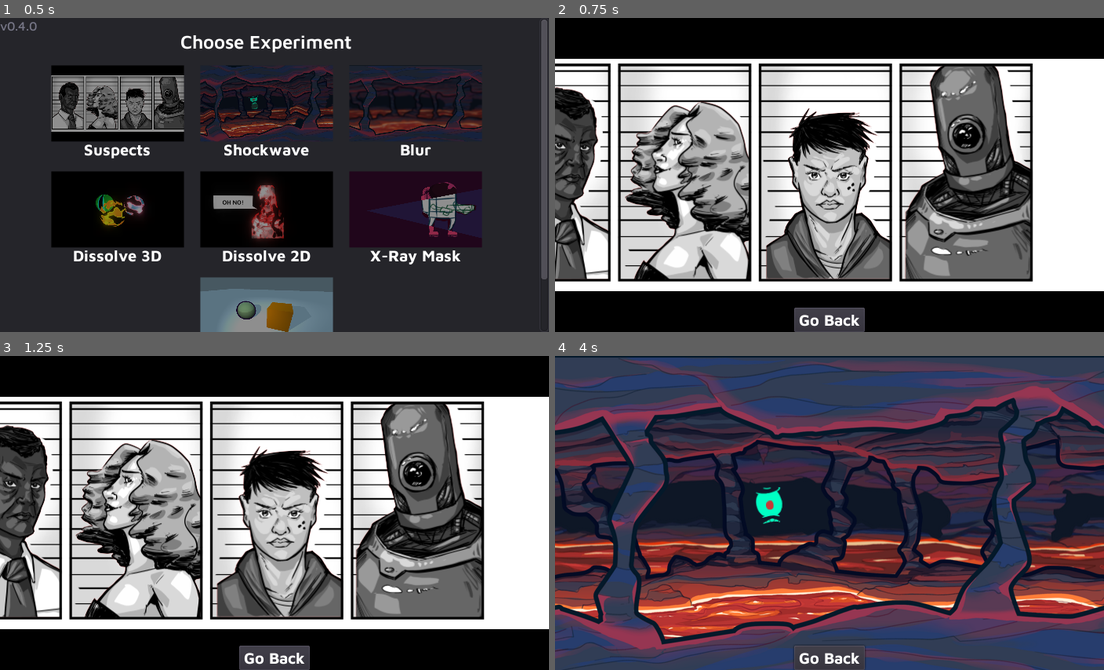
Above: before the commit, frames 1-4 (two rows, left to right).
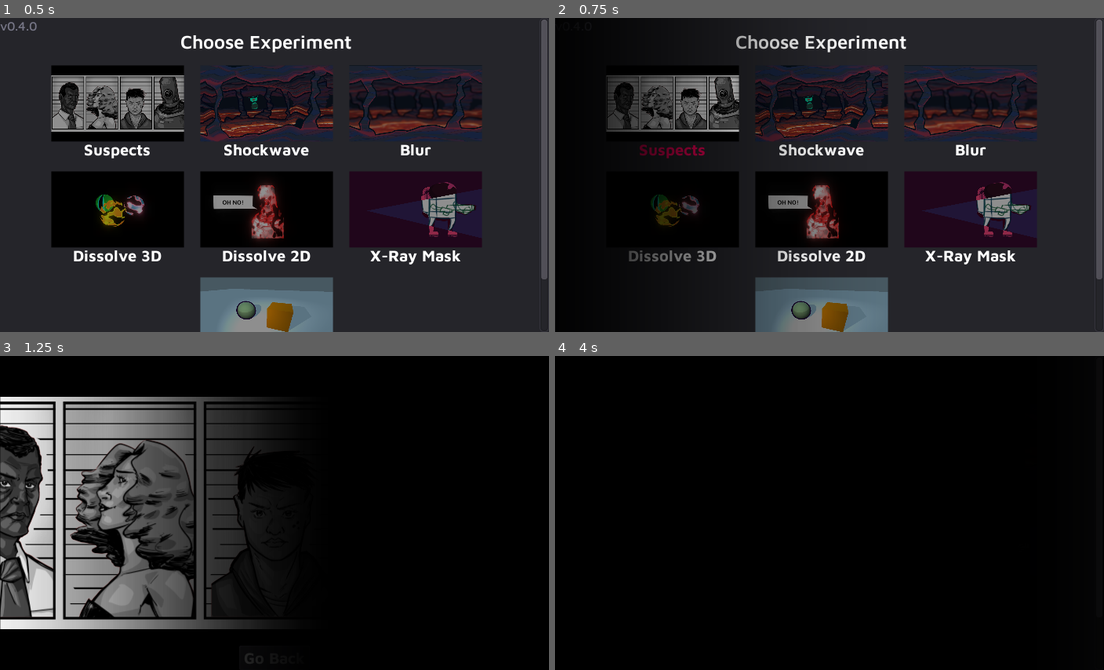
Above: after the commit, the same moments.

Repository: eh-jogos/godot-vfx-experiments
Game: Godot game, scene res://main_menu/ExperimentsMenu.tscn
Two runs of this game, one before a commit and one after it. Both use one fixed random seed, a clock stepped at 60 frames per second and the inputs below.
Inputs (mouse positions are in pixels of both pictures, inside the frame that each line leads up to):
- Up to frame 1 (0.5 s): no input
- Up to frame 2 (0.75 s): click "Suspects" at 0.5 s
- Up to frame 3 (1.25 s): no input
- Up to frame 4 (4 s): click "Go Back" at 1.25 s; click "Shockwave" (after the commit: "Go Back") at 2 s; click (829, 657) at 2.75 s, where only the run before the commit has a clickable "Go Back"; click "Shockwave" at 3.5 s

Frame 1 is identical in both runs. In frame 2, 86% of the frame differs, in the area x 0-100%, y 0-100%; in frame 3, 65%; in frame 4, 100%.

Commit message:
Integrate new Transitions System to the game

Diff:
--- a/main_menu/ExperimentsMenu.tscn
+++ b/main_menu/ExperimentsMenu.tscn
@@ -11,6 +11,7 @@
 [ext_resource path="res://main_menu/themes/shockwave_button.tres" type="Theme" id=9]
 [ext_resource path="res://fonts/eh_jogos_source/MavenPro-Medium.ttf" type="DynamicFontData" id=10]
 [ext_resource path="res://main_menu/VersionLabel.gd" type="Script" id=11]
+[ext_resource path="res://eh_jogos/transitions/examples/sweep_right.tres" type="Resource" id=12]
 
 [sub_resource type="DynamicFont" id=1]
 font_data = ExtResource( 10 )
@@ -79,6 +80,7 @@
 [node name="SceneChanger" type="Node" parent="ScrollContainer/MarginContainer/VBoxContainer/Line1/Suspects"]
 script = ExtResource( 6 )
 _next_scene_path = "res://experiments/outlines/SimpleOutline2D.tscn"
+transition_data = ExtResource( 12 )
 
 [node name="Shockwave" type="Button" parent="ScrollContainer/MarginContainer/VBoxContainer/Line1"]
 margin_left = 255.0
@@ -92,6 +94,7 @@
 [node name="SceneChanger" type="Node" parent="ScrollContainer/MarginContainer/VBoxContainer/Line1/Shockwave"]
 script = ExtResource( 6 )
 _next_scene_path = "res://experiments/shockwave/Shockwave.tscn"
+transition_data = ExtResource( 12 )
 
 [node name="Blur" type="Button" parent="ScrollContainer/MarginContainer/VBoxContainer/Line1"]
 margin_left = 445.0
@@ -105,6 +108,7 @@
 [node name="SceneChanger" type="Node" parent="ScrollContainer/MarginContainer/VBoxContainer/Line1/Blur"]
 script = ExtResource( 6 )
 _next_scene_path = "res://experiments/blur/GaussianBlur.tscn"
+transition_data = ExtResource( 12 )
 
 [node name="Line2" type="HBoxContainer" parent="ScrollContainer/MarginContainer/VBoxContainer"]
 margin_top = 195.0
@@ -125,6 +129,7 @@
 [node name="SceneChanger" type="Node" parent="ScrollContainer/MarginContainer/VBoxContainer/Line2/Dissolve3d"]
 script = ExtResource( 6 )
 _next_scene_path = "res://experiments/dissolve/Dissolve3D.tscn"
+transition_data = ExtResource( 12 )
 
 [node name="Dissolve2d" type="Button" parent="ScrollContainer/MarginContainer/VBoxContainer/Line2"]
 margin_left = 255.0
@@ -138,6 +143,7 @@
 [node name="SceneChanger" type="Node" parent="ScrollContainer/MarginContainer/VBoxContainer/Line2/Dissolve2d"]
 script = ExtResource( 6 )
 _next_scene_path = "res://experiments/dissolve/Dissolve2D.tscn"
+transition_data = ExtResource( 12 )
 
 [node name="XRayMask" type="Button" parent="ScrollContainer/MarginContainer/VBoxContainer/Line2"]
 margin_left = 445.0
@@ -151,6 +157,7 @@
 [node name="SceneChanger" type="Node" parent="ScrollContainer/MarginContainer/VBoxContainer/Line2/XRayMask"]
 script = ExtResource( 6 )
 _next_scene_path = "res://experiments/masking/XRayScene.tscn"
+transition_data = ExtResource( 12 )
 
 [node name="Line3" type="HBoxContainer" parent="ScrollContainer/MarginContainer/VBoxContainer"]
 margin_top = 330.0
@@ -171,6 +178,7 @@
 [node name="SceneChanger" type="Node" parent="ScrollContainer/MarginContainer/VBoxContainer/Line3/Outline3d"]
 script = ExtResource( 6 )
 _next_scene_path = "res://experiments/outlines/SimpleOutline3D.tscn"
+transition_data = ExtResource( 12 )
 
 [node name="Dissolve2d" type="Button" parent="ScrollContainer/MarginContainer/VBoxContainer/Line3"]
 visible = false
@@ -185,6 +193,7 @@
 [node name="SceneChanger" type="Node" parent="ScrollContainer/MarginContainer/VBoxContainer/Line3/Dissolve2d"]
 script = ExtResource( 6 )
 _next_scene_path = "res://experiments/dissolve/Dissolve2D.tscn"
+transition_data = ExtResource( 12 )
 
 [node name="Blur" type="Button" parent="ScrollContainer/MarginContainer/VBoxContainer/Line3"]
 visible = false
@@ -199,6 +208,7 @@
 [node name="SceneChanger" type="Node" parent="ScrollContainer/MarginContainer/VBoxContainer/Line3/Blur"]
 script = ExtResource( 6 )
 _next_scene_path = "res://experiments/blur/GaussianBlur.tscn"
+transition_data = ExtResource( 12 )
 
 [node name="VersionLabel" type="Label" parent="."]
 margin_right = 40.0
--- a/main_menu/GoBackButton.tscn
+++ b/main_menu/GoBackButton.tscn
@@ -1,7 +1,8 @@
-[gd_scene load_steps=3 format=2]
+[gd_scene load_steps=4 format=2]
 
 [ext_resource path="res://main_menu/themes/eh_jogos_theme.tres" type="Theme" id=1]
 [ext_resource path="res://main_menu/SceneChanger.gd" type="Script" id=2]
+[ext_resource path="res://eh_jogos/transitions/examples/sweep_left.tres" type="Resource" id=3]
 
 [node name="GoBackButton" type="Button"]
 anchor_left = 0.5
@@ -20,3 +21,4 @@
 [node name="SceneChanger" type="Node" parent="."]
 script = ExtResource( 2 )
 _next_scene_path = "res://main_menu/ExperimentsMenu.tscn"
+transition_data = ExtResource( 3 )
--- a/main_menu/SceneChanger.gd
+++ b/main_menu/SceneChanger.gd
@@ -9,6 +9,7 @@
 # public variables - order: export > normal var > onready
 # private variables - order: export > normal var > onready
 export(String, FILE, "*.tscn") var _next_scene_path: String = ""
+export(Resource) var transition_data = null
 
 ### ---------------------------------------
 
@@ -29,6 +30,12 @@
 
 ### Private Methods -----------------------
 func _on_owner_pressed() -> void:
+	if transition_data != null and transition_data is EHJ_TransitionData:
+		EHJ_Transitions.transition_data = transition_data
+
+	EHJ_Transitions.play_transition_in()
+	yield(EHJ_Transitions, "transition_mid_point_reached")
 	get_tree().change_scene(_next_scene_path)
+	EHJ_Transitions.play_transition_out()
 
 ### ---------------------------------------
Not shown: 1 places in main_menu/ExperimentsMenu.tscn that only renumber resources
